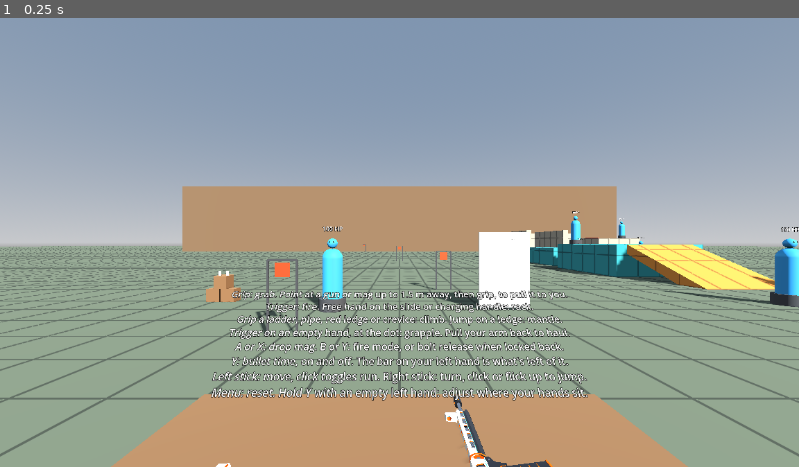
Above: before the commit, frame 1.
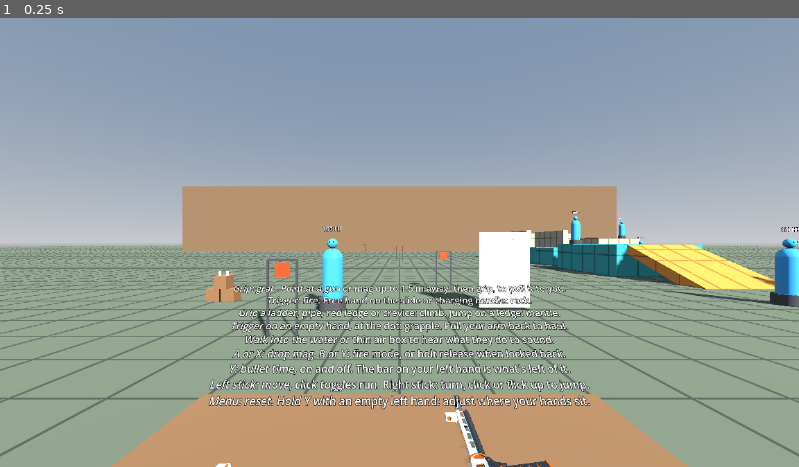
Above: after the commit, the same moment.

Repository: positive-vibezz1/VRphysicsprototypegodot
Game: Godot game, scene res://sandbox/range.tscn
Two runs of this game, one before a commit and one after it. Both use one fixed random seed, a clock stepped at 60 frames per second and the inputs below.
Inputs:
- Up to frame 1 (0.25 s): no input

The runs differ from the first frame. In frame 1, 7.4% of the frame differs, in the area x 26-74%, y 59-88%.

Commit message:
Document sound propagation and point to the boxes in the controls text
Co-Authored-By: Claude Opus 5.5 (1M context) <noreply@anthropic.com>

Diff:
--- a/sandbox/range.gd
+++ b/sandbox/range.gd
@@ -7,6 +7,7 @@
 Trigger: fire. Free hand on the slide or charging handle: rack.
 Grip a ladder, pipe, red ledge or crevice: climb. Jump on a ledge: mantle.
 Trigger on an empty hand, at the dot: grapple. Pull your arm back to haul.
+Walk into the water or thin air box to hear what they do to sound.
 """
 const FRAME_CONTROLS := COMMON_CONTROLS + """A or D-pad down: drop mag. B or D-pad right: fire mode. X or D-pad left: bolt release.
 Y or D-pad up: bullet time, on and off. The bar on your left hand is what's left of it.
Not shown, changed: CLAUDE.md
